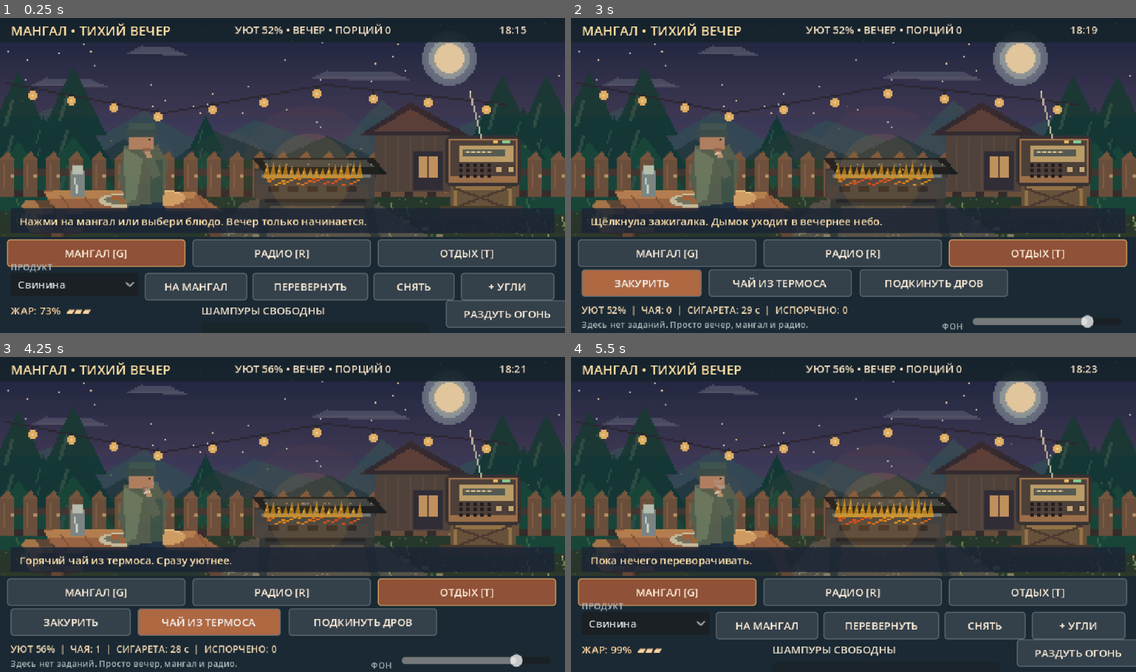
Above: before the commit, frames 1-4 (two rows, left to right).
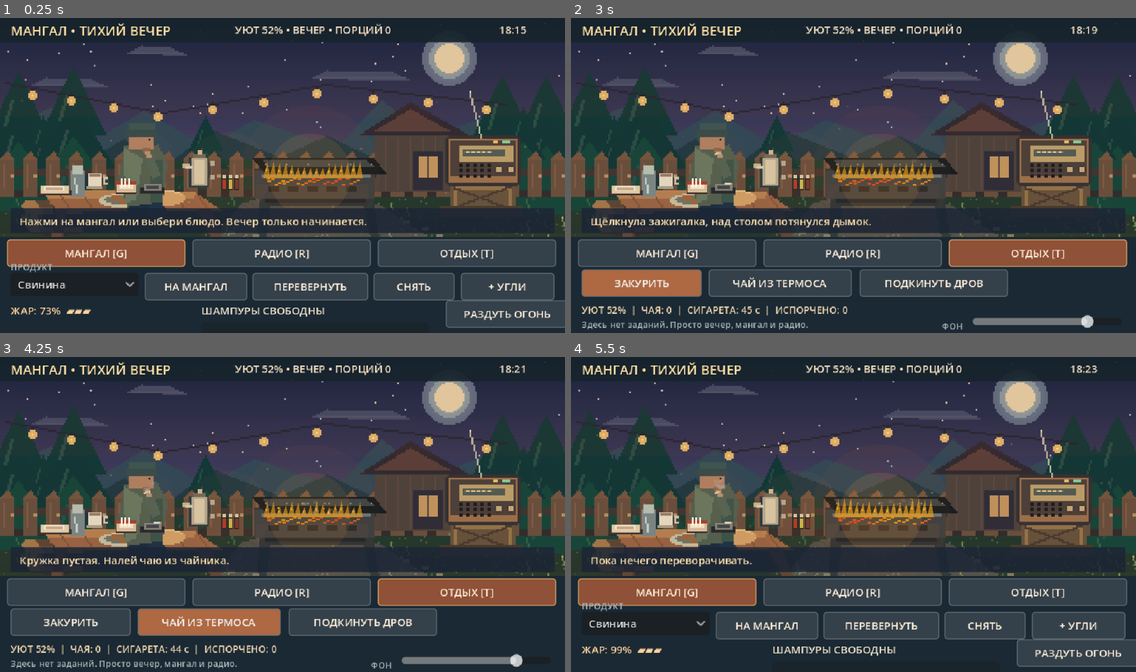
Above: after the commit, the same moments.

Repository: VovaShkrobtak/mangal-tihiy-vecher
Game: Godot game, scene res://scenes/main.tscn
The game is run twice, just before and just after one commit, with the same random seed, the same clock (stepped at 60 frames per second) and the same inputs.
Inputs (mouse positions are in pixels of both pictures, inside the frame that each line leads up to):
- Up to frame 1 (0.25 s): no input
- Up to frame 2 (3 s): click "МАНГАЛ [G]" at 0.5 s; click "РАДИО [R]" at 1.25 s; click "ОТДЫХ [T]" at 2 s; click "ЗАКУРИТЬ" at 2.75 s
- Up to frame 3 (4.25 s): click "ЧАЙ ИЗ ТЕРМОСА" at 3.5 s
- Up to frame 4 (5.5 s): click "ПОДКИНУТЬ ДРОВ" at 4.25 s; tap Enter at 5 s; move the mouse to (977, 498) at 5.02 s; hold Right from 5.03 s (still down); tap G at 5.1 s; click (977, 498) at 5.17 s; tap Space at 5.27 s

The runs differ from the first frame. In frame 1, 1.1% of the frame differs, in the area x 7-43%, y 41-57%; in frame 2, 1.6%; in frame 3, 1.8%, in the area x 3-49%, y 2-94%; in frame 4, 1.1%.

Commit message:
Add interactive pixel tabletop props and stateful tea, cigarettes, plating and sauces

Diff:
--- a/mangal_evening/scenes/main.tscn
+++ b/mangal_evening/scenes/main.tscn
@@ -8,6 +8,7 @@
 [ext_resource type="Script" path="res://scripts/world.gd" id="6_world"]
 [ext_resource type="Script" path="res://scripts/hud.gd" id="7_hud"]
 [ext_resource type="Script" path="res://scripts/atmosphere.gd" id="8_atmosphere"]
+[ext_resource type="Script" path="res://scripts/table_props.gd" id="9_props"]
 
 [node name="MangalEvening" type="Node2D"]
 script = ExtResource("1_game")
@@ -32,6 +33,9 @@
 [node name="Atmosphere" type="Node2D" parent="."]
 script = ExtResource("8_atmosphere")
 
+[node name="TableProps" type="Node2D" parent="."]
+script = ExtResource("9_props")
+
 [node name="HUD" type="Control" parent="."]
 mouse_filter = 2
 script = ExtResource("7_hud")
--- a/mangal_evening/scripts/game.gd
+++ b/mangal_evening/scripts/game.gd
@@ -6,6 +6,7 @@
 @onready var soundscape = $Soundscape
 @onready var world = $AnimatedWorld
 @onready var atmosphere = $Atmosphere
+@onready var table_props = $TableProps
 @onready var hud = $HUD
 var ui_tick := 0.0
 
@@ -19,6 +20,7 @@
 	world.state = state
 	world.radio = radio
 	atmosphere.state = state
+	table_props.state = state
 	state.message.connect(_on_message)
 	hud.request.connect(_on_action)
 	hud.setup(state, radio, soundscape)
@@ -45,6 +47,13 @@
 		"fan": state.fan_fire()
 		"smoke": state.smoke()
 		"tea": state.drink_tea()
+		"brew": state.brew_tea()
+		"pour": state.pour_tea()
+		"extinguish": state.extinguish_cigarette()
+		"empty_ashtray": state.empty_ashtray()
+		"plate": state.put_on_plate()
+		"eat": state.eat_plate()
+		"sauce": state.choose_sauce(int(payload))
 		"power":
 			radio.set_power(not radio.is_on)
 			state.radio_on = radio.is_on
@@ -92,6 +101,39 @@
 func _click_world(p: Vector2) -> void:
 	if p.y >= 250.0 or p.y < 35.0:
 		return
+	var prop: String = table_props.hit_test(p)
+	if prop != "":
+		match prop:
+			"kettle":
+				hud.set_tab(2)
+				state.brew_tea()
+			"cup":
+				hud.set_tab(2)
+				if state.cup_filled:
+					state.drink_tea()
+				else:
+					state.pour_tea()
+			"cigarettes":
+				hud.set_tab(2)
+				state.smoke()
+			"ashtray":
+				hud.set_tab(2)
+				if state.cigarette_left > 0.0:
+					state.extinguish_cigarette()
+				else:
+					state.empty_ashtray()
+			"plate":
+				hud.set_tab(3)
+				if state.plated_food != "":
+					state.eat_plate()
+				else:
+					state.put_on_plate()
+			"sauce":
+				hud.set_tab(3)
+				var index: int = state.SAUCES.find(state.sauce_selected)
+				state.choose_sauce((index + 1) % state.SAUCES.size())
+		hud.refresh()
+		return
 	if p.x >= 280.0 and p.x <= 430.0 and p.y >= 149.0 and p.y <= 229.0:
 		hud.set_tab(0)
 		if state.current_food != "":
--- a/mangal_evening/scripts/game_state.gd
+++ b/mangal_evening/scripts/game_state.gd
@@ -20,6 +20,18 @@
 var time_minutes := 18.0 * 60.0 + 15.0
 var cigarette_left := 0.0
 var tea_count := 0
+var kettle_brewing := 0.0
+var kettle_portions := 0
+var cup_filled := false
+var cigarettes_in_pack := 12
+var ashtray_ash := 0
+var plates_clean := 4
+var plated_food := ""
+var unplated_portions := 0
+var eaten_portions := 0
+var sauce_selected := "Аджика"
+var plated_sauce := ""
+const SAUCES := ["Аджика", "Кетчуп", "Горчица"]
 var radio_on := true
 var frequency := 93.7
 var volume := 0.75
@@ -30,7 +42,15 @@
 	time_minutes = fmod(time_minutes + delta * 1.65, 1440.0)
 	coals = maxf(0.0, coals - delta * (0.10 + (0.08 if current_food != "" else 0.0)))
 	fan_boost = maxf(0.0, fan_boost - delta * 2.0)
+	kettle_brewing = maxf(0.0, kettle_brewing - delta)
+	if kettle_brewing > 0.0 and kettle_brewing <= delta:
+		kettle_portions = 3
+		notify("Чай настоялся. Хватит на три кружки.")
+	var was_lit := cigarette_left > 0.0
 	cigarette_left = maxf(0.0, cigarette_left - delta)
+	if was_lit and cigarette_left <= 0.0:
+		ashtray_ash += 1
+		notify("Сигарета догорела. Окурок в пепельнице.")
 	if current_food != "":
 		var rate := clampf((coals + fan_boost) / 74.0, 0.0, 1.75)
 		if flipped:
@@ -111,8 +131,9 @@
 		notify("Эх, %s подгорели. На следующий раз лучше!" % dish)
 	elif a >= 0.82 and b >= 0.82:
 		servings += 1
-		comfort = minf(100.0, comfort + 9.0)
-		notify("Готово! %s — ароматно и вкусно. Порций: %d" % [dish, servings], "success.wav")
+		unplated_portions += 1
+		comfort = minf(100.0, comfort + 5.0)
+		notify("Готово! %s — можно положить на тарелку. Порций: %d" % [dish, servings], "success.wav")
 	else:
 		comfort = maxf(0.0, comfort - 1.0)
 		notify("%s сыроваты. В следующий раз подержи подольше." % dish)
@@ -132,16 +153,118 @@
 
 func smoke() -> void:
 	if cigarette_left > 1.0:
-		notify("Сигарета ещё тлеет. Можно не торопиться.")
-		return
-	cigarette_left = 30.0
-	notify("Щёлкнула зажигалка. Дымок уходит в вечернее небо.", "lighter.wav")
+		notify("Сигарета уже тлеет. Не торопись.")
+		return
+	if cigarettes_in_pack <= 0:
+		notify("Пачка пуста. Больше сигарет нет.")
+		return
+	cigarettes_in_pack -= 1
+	cigarette_left = 46.0
+	notify("Щёлкнула зажигалка, над столом потянулся дымок.", "lighter.wav")
+	schedule_save()
+
+func extinguish_cigarette() -> void:
+	if cigarette_left <= 0.0:
+		notify("Пепельница стоит на столе. Тушить пока нечего.")
+		return
+	cigarette_left = 0.0
+	ashtray_ash += 1
+	notify("Потушили сигарету в пепельнице.")
+	schedule_save()
+
+func empty_ashtray() -> void:
+	if cigarette_left > 0.0:
+		notify("Сначала потуши сигарету.")
+		return
+	if ashtray_ash <= 0:
+		notify("Пепельница и так чистая.")
+		return
+	ashtray_ash = 0
+	notify("Вытряхнули окурки. На столе опять порядок.")
+	schedule_save()
+
+func brew_tea() -> void:
+	if kettle_brewing > 0.0:
+		notify("Чайник уже настаивается. Ещё %d секунд." % int(ceil(kettle_brewing)))
+		return
+	if kettle_portions > 0:
+		notify("В чайнике ещё есть чай. Сначала разлей его.")
+		return
+	kettle_brewing = 12.0
+	notify("Залили кипяток в чайник. Заварка набирает цвет.")
+	schedule_save()
+
+func pour_tea() -> void:
+	if cup_filled:
+		notify("Кружка уже полная. Сначала выпей чай.")
+		return
+	if kettle_brewing > 0.0:
+		notify("Подожди, пока чай настоится.")
+		return
+	if kettle_portions <= 0:
+		notify("Чайник пуст. Сперва завари чай.")
+		return
+	kettle_portions -= 1
+	cup_filled = true
+	notify("Горячий чай разлился по кружке.")
+	schedule_save()
 
 func drink_tea() -> void:
+	if not cup_filled:
+		notify("Кружка пустая. Налей чаю из чайника.")
+		return
+	cup_filled = false
 	tea_count += 1
 	comfort = minf(100.0, comfort + 4.0)
-	notify("Горячий чай из термоса. Сразу уютнее.")
-	schedule_save()
+	notify("Глоток горячего чая. Вечер сразу уютнее.")
+	schedule_save()
+
+func put_on_plate() -> void:
+	if plated_food != "":
+		notify("На тарелке уже есть шашлык. Сначала поешь.")
+		return
+	if unplated_portions <= 0:
+		notify("Нечего накладывать. Сначала приготовь блюдо.")
+		return
+	if plates_clean <= 0:
+		notify("Чистых тарелок не осталось.")
+		return
+	plates_clean -= 1
+	unplated_portions -= 1
+	plated_food = "Шашлык"
+	plated_sauce = ""
+	notify("Выложили готовое мясо на тарелку.")
+	schedule_save()
+
+func choose_sauce(index: int) -> void:
+	if index < 0 or index >= SAUCES.size():
+		return
+	sauce_selected = SAUCES[index]
+	if plated_food != "":
+		plated_sauce = sauce_selected
+		notify("На тарелке теперь %s." % plated_sauce)
+	else:
+		notify("Выбран соус: %s. Добавь его к блюду на тарелке." % sauce_selected)
+	schedule_save()
+
+func eat_plate() -> void:
+	if plated_food == "":
+		notify("Тарелка пустая. Положи на неё шашлык.")
+		return
+	plated_food = ""
+	plated_sauce = ""
+	plates_clean += 1
+	eaten_portions += 1
+	comfort = minf(100.0, comfort + 5.0)
+	notify("Вкусно! Тарелку убрали со стола.", "success.wav")
+	schedule_save()
+
+func cup_description() -> String:
+	if cup_filled:
+		return "КРУЖКА: ЧАЙ"
+	if kettle_brewing > 0.0:
+		return "ЧАЙНИК: %d С" % int(ceil(kettle_brewing))
+	return "ЧАЙНИК: %d ПОРЦ." % kettle_portions
 
 func schedule_save() -> void:
 	save_delay = 0.75
@@ -158,6 +281,16 @@
 	frequency = clampf(float(save.get_value("radio", "frequency", 93.7)), 87.5, 108.0)
 	volume = clampf(float(save.get_value("radio", "volume", 0.75)), 0.0, 1.0)
 	ambience_volume = clampf(float(save.get_value("audio", "ambient_volume", 0.80)), 0.0, 1.0)
+	kettle_portions = clampi(int(save.get_value("table", "tea_portions", 0)), 0, 3)
+	cup_filled = bool(save.get_value("table", "cup_full", false))
+	cigarettes_in_pack = clampi(int(save.get_value("table", "cigarettes", 12)), 0, 12)
+	ashtray_ash = maxi(0, int(save.get_value("table", "ash", 0)))
+	plates_clean = clampi(int(save.get_value("table", "clean_plates", 4)), 0, 4)
+	unplated_portions = maxi(0, int(save.get_value("table", "unplated", 0)))
+	eaten_portions = maxi(0, int(save.get_value("table", "eaten", 0)))
+	plated_food = String(save.get_value("table", "plated", ""))
+	plated_sauce = String(save.get_value("table", "sauce_on_plate", ""))
+	sauce_selected = String(save.get_value("table", "selected_sauce", "Аджика"))
 
 func save_game() -> void:
 	var save := ConfigFile.new()
@@ -169,6 +302,16 @@
 	save.set_value("radio", "frequency", frequency)
 	save.set_value("radio", "volume", volume)
 	save.set_value("audio", "ambient_volume", ambience_volume)
+	save.set_value("table", "tea_portions", kettle_portions)
+	save.set_value("table", "cup_full", cup_filled)
+	save.set_value("table", "cigarettes", cigarettes_in_pack)
+	save.set_value("table", "ash", ashtray_ash)
+	save.set_value("table", "clean_plates", plates_clean)
+	save.set_value("table", "unplated", unplated_portions)
+	save.set_value("table", "eaten", eaten_portions)
+	save.set_value("table", "plated", plated_food)
+	save.set_value("table", "sauce_on_plate", plated_sauce)
+	save.set_value("table", "selected_sauce", sauce_selected)
 	var err := save.save(SAVE_PATH)
 	if err != OK:
 		push_warning("Could not save game settings: %s" % error_string(err))
--- /dev/null
+++ b/mangal_evening/scripts/table_props.gd
@@ -0,0 +1,109 @@
+extends Node2D
+## Tabletop pixel-art items. Clickable objects are part of the actual scene.
+## All objects share one hit map, keeping drawing and touch targets in sync.
+var state = null
+var time := 0.0
+
+const HIT: Dictionary = {
+	"plate": Rect2(38, 179, 47, 37),
+	"cup": Rect2(91, 158, 34, 51),
+	"cigarettes": Rect2(129, 183, 25, 27),
+	"ashtray": Rect2(157, 181, 30, 27),
+	"kettle": Rect2(205, 147, 39, 65),
+	"sauce": Rect2(247, 174, 27, 38)
+}
+
+func hit_test(pos: Vector2) -> String:
+	# Higher priority for compact objects, to avoid triggering the character behind.
+	for name in ["cup", "kettle", "cigarettes", "ashtray", "plate", "sauce"]:
+		if HIT[name].has_point(pos):
+			return name
+	return ""
+
+func _process(delta: float) -> void:
+	time += delta
+	queue_redraw()
+
+func _px(x: float, y: float, w: float, h: float, color: Color) -> void:
+	draw_rect(Rect2(Vector2(roundf(x), roundf(y)), Vector2(w, h)), color)
+
+func _draw() -> void:
+	if state == null:
+		return
+	_draw_plate()
+	_draw_cup()
+	_draw_kettle()
+	_draw_cigarettes()
+	_draw_ashtray()
+	_draw_sauces()
+
+func _draw_plate() -> void:
+	_px(43, 198, 38, 6, Color("#3d3431"))
+	_px(46, 193, 32, 9, Color("#e0c9a6"))
+	_px(50, 194, 23, 5, Color("#f5e4c9"))
+	_px(52, 195, 19, 3, Color("#c8a88b"))
+	if state.plated_food != "":
+		for i in range(4):
+			_px(54 + i * 5, 190 + i % 2, 6, 6, Color("#9e4c24"))
+			_px(55 + i * 5, 191 + i % 2, 3, 2, Color("#ce7d3d"))
+		if state.plated_sauce != "":
+			var sauce := Color("#bd4b32")
+			if state.plated_sauce == "Горчица":
+				sauce = Color("#d5b446")
+			_px(68, 195, 5, 3, sauce)
+
+func _draw_cup() -> void:
+	_px(97, 180, 19, 17, Color("#24303a"))
+	_px(100, 179, 15, 16, Color("#e4d5bd"))
+	_px(101, 180, 13, 3, Color("#977a61" if not state.cup_filled else "#8f4e2b"))
+	_px(117, 183, 5, 9, Color("#d0c1a6"))
+	_px(119, 186, 4, 4, Color("#354047"))
+	_px(98, 194, 18, 3, Color("#a99b85"))
+	if state.cup_filled:
+		for i in range(2):
+			var wave: float = sin(time * 1.6 + float(i)) * 1.5
+			_px(102 + float(i) * 5.0 + wave, 170.0 - float(i) * 4.0, 2, 5, Color(0.92, 0.89, 0.83, 0.35))
+
+func _draw_kettle() -> void:
+	_px(214, 161, 22, 34, Color("#333b41"))
+	_px(217, 162, 18, 31, Color("#b5a68b"))
+	_px(220, 164, 12, 27, Color("#d7c3a0"))
+	_px(219, 157, 14, 5, Color("#776856"))
+	_px(224, 153, 5, 5, Color("#d0b38d"))
+	_px(207, 168, 8, 5, Color("#c3b28e"))
+	_px(210, 171, 8, 3, Color("#d7c6a1"))
+	_px(235, 167, 4, 17, Color("#43413d"))
+	_px(238, 165, 5, 6, Color("#b5a68b"))
+	_px(238, 181, 5, 5, Color("#b5a68b"))
+	if state.kettle_brewing > 0.0:
+		for i in range(2):
+			_px(224 + i * 5 + sin(time * 1.1 + i) * 2, 147 - fmod(time * 6.0 + i * 5.0, 10.0), 2, 4, Color(0.88, 0.86, 0.84, 0.5))
+
+func _draw_cigarettes() -> void:
+	_px(131, 193, 24, 10, Color("#4a3025"))
+	_px(132, 188, 22, 13, Color("#d6ba9b"))
+	_px(132, 188, 22, 4, Color("#a8402e"))
+	_px(135, 192, 16, 5, Color("#eee0c0"))
+	if state.cigarettes_in_pack > 0:
+		_px(137, 185, 2, 10, Color("#fff6e5"))
+		_px(141, 185, 2, 10, Color("#fff6e5"))
+		_px(145, 185, 2, 10, Color("#fff6e5"))
+
+func _draw_ashtray() -> void:
+	_px(159, 195, 27, 7, Color("#2b292c"))
+	_px(163, 191, 20, 8, Color("#85807a"))
+	_px(166, 193, 14, 4, Color("#454548"))
+	if state.ashtray_ash > 0:
+		for i in range(mini(state.ashtray_ash, 7)):
+			_px(166 + i * 2, 192 + i % 2, 3, 2, Color("#c4bcb0"))
+	if state.cigarette_left > 0.0:
+		_px(174, 190, 8, 2, Color("#e4e0cf"))
+		_px(181, 190, 2, 2, Color("#ef793b"))
+
+func _draw_sauces() -> void:
+	var cols := [Color("#b43c28"), Color("#cbb345"), Color("#7b3c29")]
+	for i in range(3):
+		var x: float = 251.0 + float(i * 7)
+		_px(x, 184, 6, 14, Color("#322b2a"))
+		_px(x + 1, 186, 4, 11, cols[i])
+		_px(x + 1, 181, 4, 4, Color("#d3c49f"))
Not shown: 1 places in mangal_evening/scenes/main.tscn that only renumber resources
